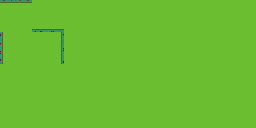
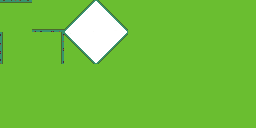
Before/after of a 256px x 128px layered artwork. What changed in the layer stack:
renamed "Horizontal top" to "Tiles", painted on it over [64, 0, 128, 64]
removed layer "Background" over [64, 0, 128, 64]
